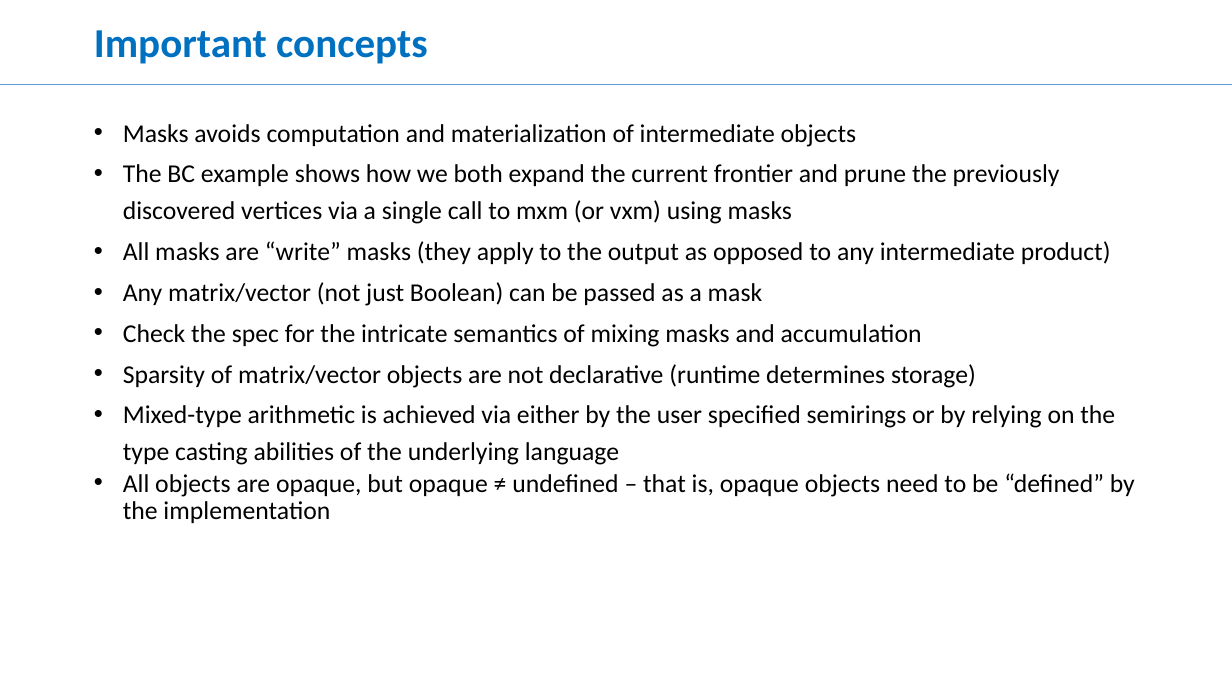
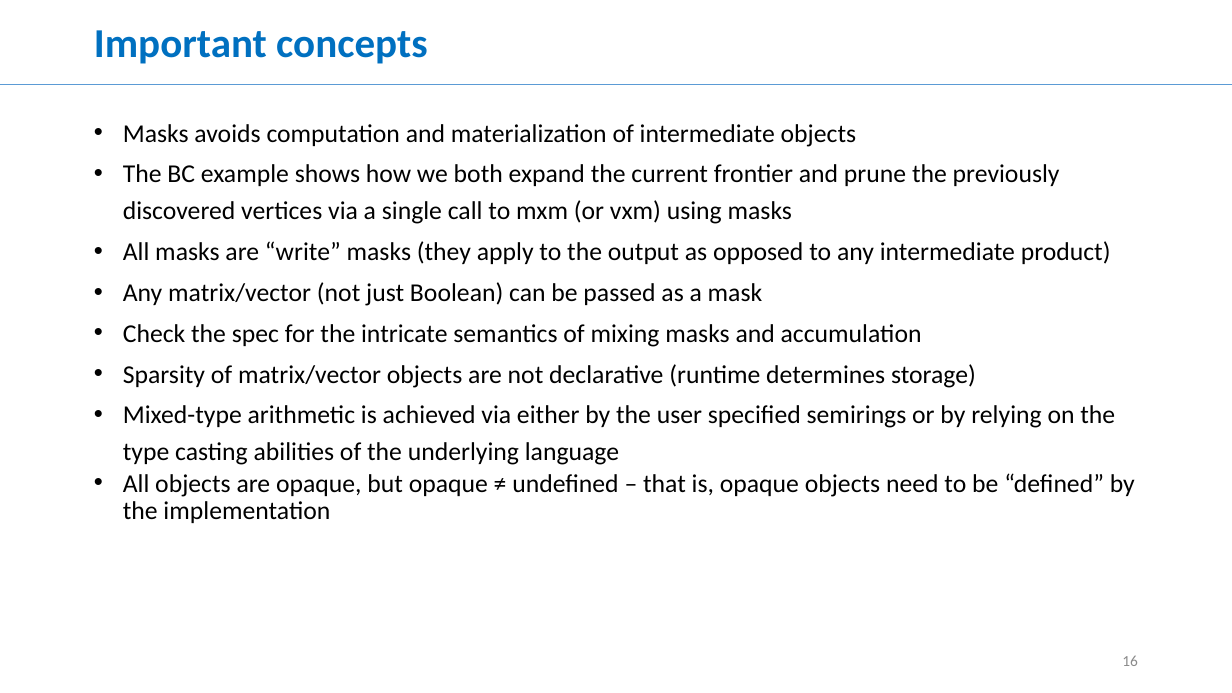
Before and after one commit to GraphBLAS/graphblas-api-c, a slide deck: slide 16 of GABB17/GABB17.pptx (slide 17 before the commit). Drawn at 1232x693 pixels with LibreOffice and Linux fonts; fonts in the diff are those of the drawing. Boxes give left, top, right and bottom in pixels: in the first picture for what was removed or moved away, otherwise in the second. Text is boxed around its words. In the diff, an @@ line names an element or a change of style, - is before the commit and + after.

```diff
--- a/GABB17/GABB17.pptx
+++ b/GABB17/GABB17.pptx
@@ page number added at <box>1122,655,1138,666</box>, 12 pt, text #8C8C8C @@
+16
```
Also in this commit, not shown: 2 other slides changed, 1 slide removed.
